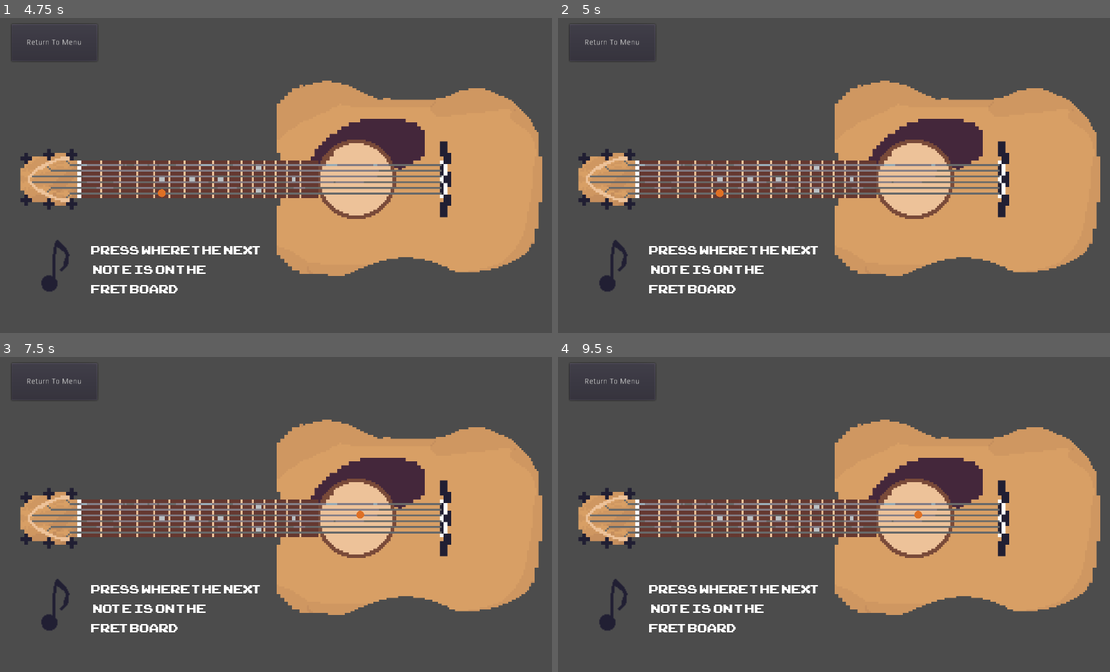
Above: before the commit, frames 1-4 (two rows, left to right).
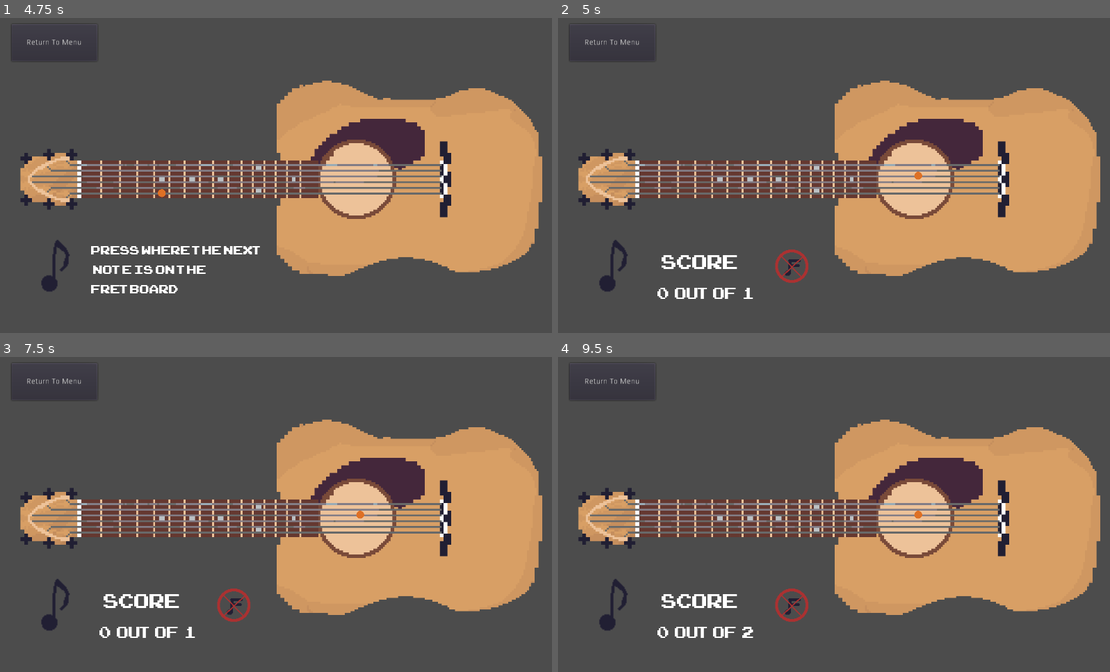
Above: after the commit, the same moments.

Repository: Nineluj/Guitar-Ear-Trainer
Game: Godot game, scene res://scenes/home.tscn
Two runs of this game, one before a commit and one after it. Both use one fixed random seed, a clock stepped at 60 frames per second and the inputs below.
Inputs (mouse positions are in pixels of both pictures, inside the frame that each line leads up to):
- Up to frame 1 (4.75 s): click "Level 1" at 0.5 s; click "Return To Menu" at 1.25 s; click "Level 1" at 2 s; tap Enter at 2.75, 4.25 s; move the mouse to (242, 178) at 2.77 s; click (242, 178) at 2.92 s; tap Space at 3.5 s; move the mouse to (165, 194) at 3.52 s; click (165, 194) at 3.67 s; move the mouse to (331, 106) at 4.27 s; click (331, 106) at 4.42 s
- Up to frame 2 (5 s): no input
- Up to frame 3 (7.5 s): move the mouse to (248, 580) at 5.02 s; click (248, 580) at 5.17 s; tap Space at 5.75, 7.25 s; move the mouse to (441, 564) at 5.77 s; click (441, 564) at 5.92 s; tap Enter at 6.5 s; move the mouse to (110, 467) at 6.52 s; click (110, 467) at 6.67 s; move the mouse to (303, 517) at 7.27 s; click (303, 517) at 7.42 s
- Up to frame 4 (9.5 s): move the mouse to (751, 435) at 8.02 s; click (751, 435) at 8.17 s; move the mouse to (955, 498) at 8.77 s; click (955, 498) at 8.92 s

Frame 1 is identical in both runs. In frame 2, 1.7% of the frame differs, in the area x 16-66%, y 48-90%; in frame 3, 1.7%; in frame 4, 1.7%.

Commit message:
got first level to work

Diff:
--- a/scenes/playScene.tscn
+++ b/scenes/playScene.tscn
@@ -71,12 +71,12 @@
 
 [node name="correct" type="Sprite" parent="Scoreboard"]
 visible = false
-position = Vector2( 407.968, 474.031 )
+position = Vector2( 432.488, 465.177 )
 texture = ExtResource( 8 )
 
 [node name="fail" type="Sprite" parent="Scoreboard"]
 visible = false
-position = Vector2( 405.924, 475.393 )
+position = Vector2( 433.85, 464.496 )
 texture = ExtResource( 6 )
 
 [node name="Instructions" type="Label" parent="Scoreboard"]
--- a/scripts/GameNode.gd
+++ b/scripts/GameNode.gd
@@ -7,10 +7,43 @@
 	"g0", "d0", "g0", "", "g0", "d0", "g0"
 ]]
 
+var currentNote = 0
+var currentSong = []
 var guitar = null
+var scoreboard = null
 
 func _ready():
 	print("Loaded with level", global.level)
+
+	scoreboard = get_node("Scoreboard")
 	guitar = get_node("GuitarInst/Area2D/CollisionShape2D/Guitar")
+	currentSong = songs[global.level - 1]
 
-	guitar.playNote(songs[global.level - 1][0])
+	playRound()
+
+
+func playRound():
+	yield(guitar.playNote(currentSong[currentNote]), "finished")
+	guitar.playNoteNoShow(currentSong[currentNote + 1])
+
+	guitar.connect("note_played", self, "checkNext")
+
+func checkNext(nn):
+	guitar.disconnect("note_played", self, "checkNext")
+	yield(get_tree().create_timer(2), "timeout")
+
+	if nn == currentSong[currentNote + 1]:
+		scoreboard.addSuccess()
+		currentNote += 1
+
+		if currentNote == len(currentSong):
+			displayComplete()
+			return
+
+	else:
+		scoreboard.addFail()
+
+	playRound()
+
+func displayComplete():
+	print("Do something now??")
--- a/scripts/Guitar.gd
+++ b/scripts/Guitar.gd
@@ -1,4 +1,6 @@
 extends Sprite
+
+signal note_played
 
 func noteToPos(n: String):
 	var letter = ""
@@ -11,7 +13,6 @@
 		letter = n.left(1)
 		fret = int(n.right(1))
 
-	print(">>", letter, str(fret))
 
 	var x = 0
 	var y = 0
@@ -126,6 +127,8 @@
 	else:
 		fret = 0
 
+	emit_signal("note_played", letter + str(fret))
+
 	return letter + str(fret)
 
 
@@ -144,6 +147,16 @@
 			yield(t, "timeout")
 			t.queue_free()
 
+func playNoteNoShow(note):
+	var sourceStream = load("res://audio/" + note + ".wav")
+	var audioPlayingNode = AudioStreamPlayer.new()
+	audioPlayingNode.set_stream(sourceStream)
+
+	add_child(audioPlayingNode)
+	audioPlayingNode.add_to_group("streams")
+	audioPlayingNode.play()
+
+	return audioPlayingNode
 
 func playNote(note):
 	var sourceStream = load("res://audio/" + note + ".wav")
--- a/scripts/Scoreboard.gd
+++ b/scripts/Scoreboard.gd
@@ -3,9 +3,19 @@
 var score = 0
 var rounds = 0
 
+var correct = null
+var fail = null
+
+func _ready():
+	correct = get_node("correct")
+	fail = get_node("fail")
+
 func scoreboardInit():
 	get_node("Instructions").visible = false
 	get_node("ScoreLabel").visible = true
+
+	correct.visible = false
+	fail.visible = false
 
 func addFail():
 	scoreboardInit()
@@ -13,8 +23,11 @@
 	var perf = get_node("PerformanceLabel")
 	rounds += 1
 
-	perf.text = str(score) + "out of " + str(rounds)
+	perf.text = str(score) + "  out of  " + str(rounds)
 	perf.visible = true
+
+	fail.visible = true
+	print("F", score, rounds)
 
 func addSuccess():
 	scoreboardInit()
@@ -23,5 +36,8 @@
 	rounds += 1
 	score += 1
 
-	perf.text = str(score) + "out of " + str(rounds)
+	perf.text = str(score) + "  out of  " + str(rounds)
 	perf.visible = true
+
+	correct.visible = true
+	print("S", score, rounds)
--- a/scripts/guitarFretNote.gd
+++ b/scripts/guitarFretNote.gd
@@ -5,5 +5,4 @@
 	if event is InputEventMouseButton and event.pressed and event.button_index == BUTTON_LEFT:
 		var gNode = get_node("Guitar")
 		var pressed = gNode.noteSelected(event.position)
-		print("Pressed: " + pressed)
 		gNode.playNote(pressed)
